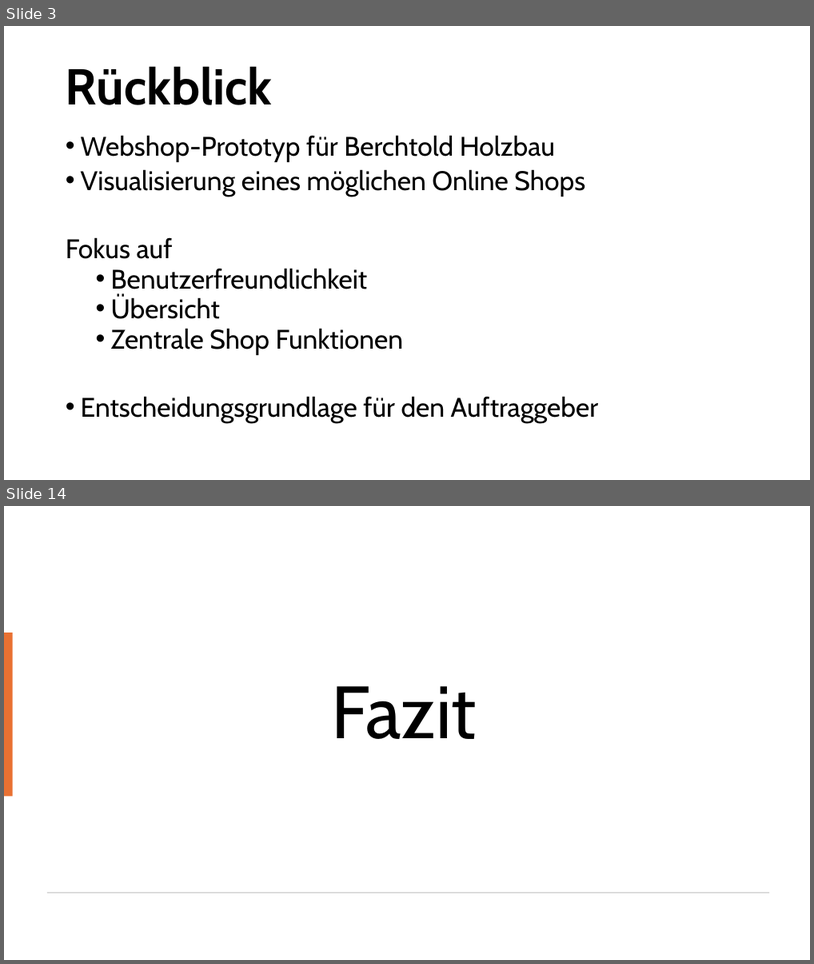
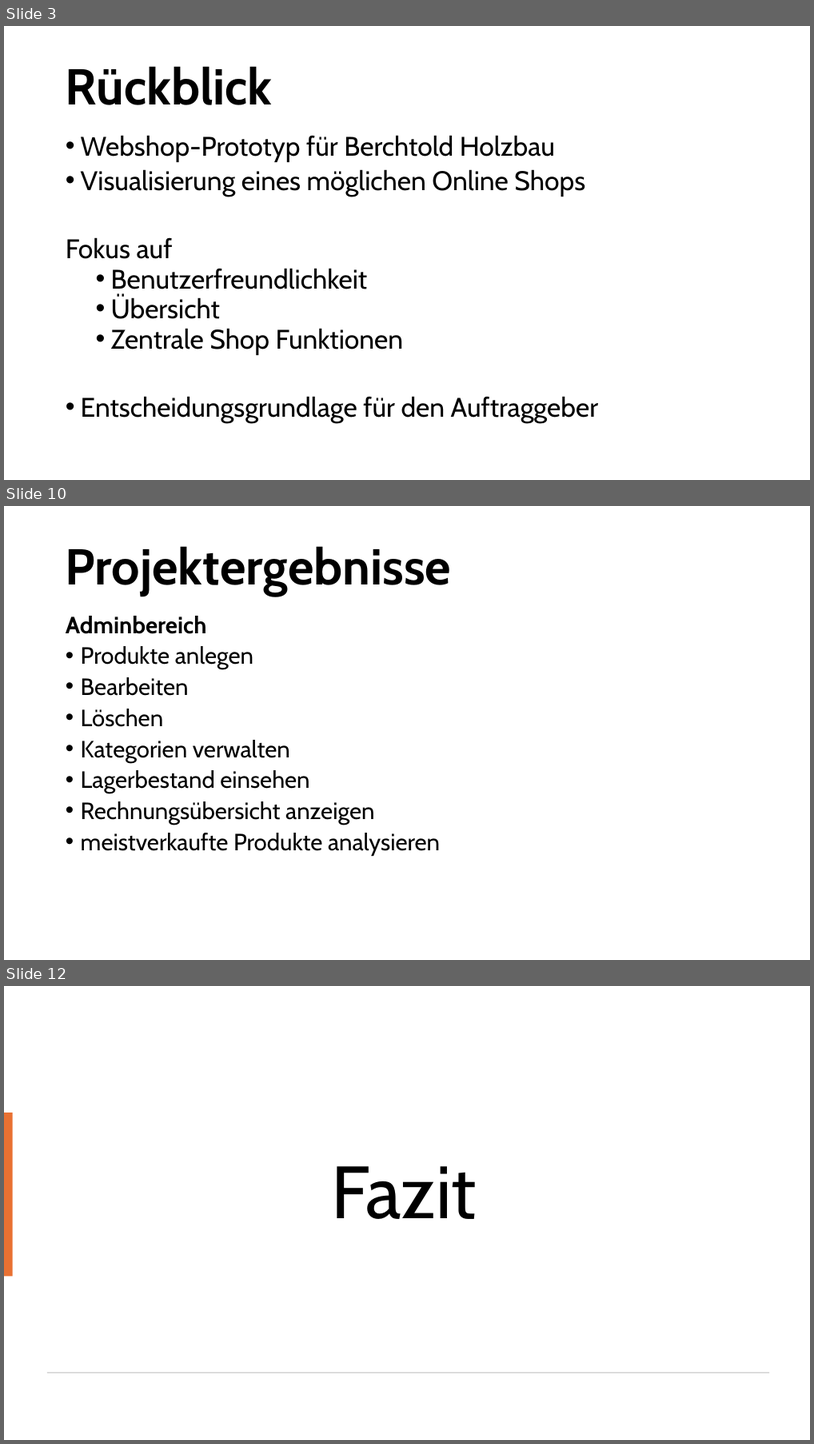
Before and after one commit to HalbmayrJulian/JHLB-BerchtoldHolzbauplanWebshop, a slide deck: Webshop_Berchtold/Endpräsentation_Webshop.pptx. Shown one above the other, each under a label of ours: slides 3 and 14 before the commit, slides 3, 10 and 12 after it; the slides between them are not shown. The pictures are 814x964 and 814x1444 pixels, drawn with LibreOffice and Linux fonts; fonts in the diff are those of the drawing. Boxes give left, top, right and bottom in pixels: in the first picture for what was removed or moved away, otherwise in the second. Text is boxed around its words. In the diff, an @@ line names an element or a change of style, - is before the commit and + after.

```diff
--- a/Webshop_Berchtold/Endpräsentation_Webshop.pptx
+++ b/Webshop_Berchtold/Endpräsentation_Webshop.pptx
@@ slide 10 added at (4,506,810,960), background #FFFFFF @@
@@ title added at (66,546,451,596), 60 pt, text #000000, bold @@
+Projektergebnisse
@@ text added at (66,616,440,856), 28 pt, text #000000 @@
+Adminbereich
+• Produkte anlegen
+• Bearbeiten
+• Löschen
+• Kategorien verwalten
+• Lagerbestand einsehen
+• Rechnungsübersicht anzeigen
+• meistverkaufte Produkte analysieren
@@ what was slide 14 is now slide 12 @@
```
Also in this commit, not shown: 2 slides changed, 5 other slides added, 8 slides removed.
